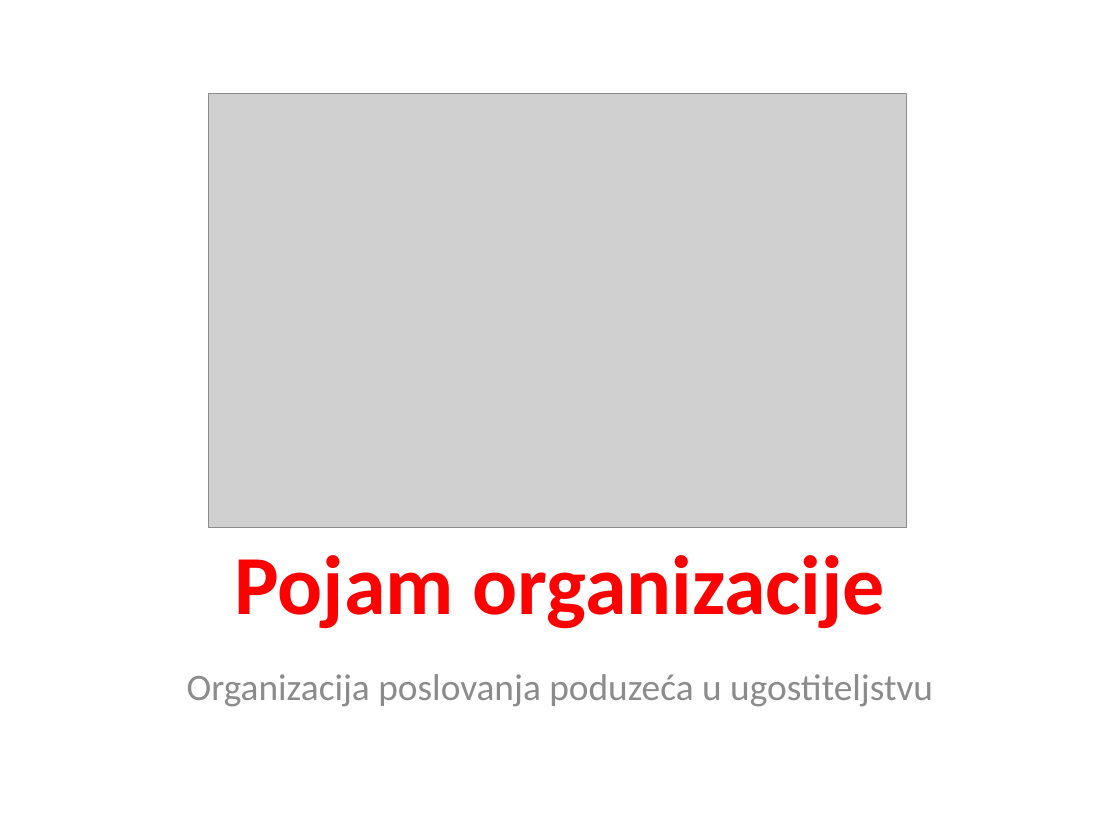
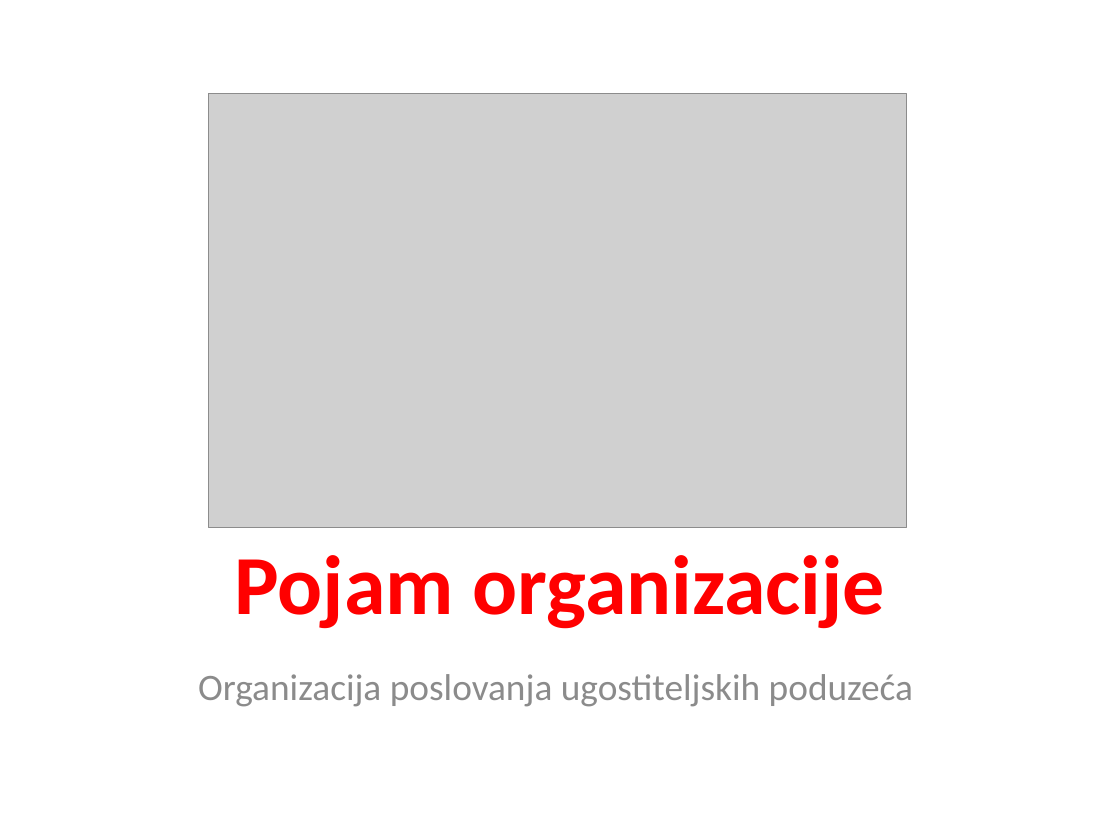
Before and after one commit to cornx/print, a slide deck: slide 1 of data/organizacija/001_Organizacija_uvod.pptx. Drawn at 1120x840 pixels with LibreOffice and Linux fonts; fonts in the diff are those of the drawing; grey boxes stand for pictures. Boxes give left, top, right and bottom in pixels: in the first picture for what was removed or moved away, otherwise in the second. Text is boxed around its words. In the diff, an @@ line names an element or a change of style, - is before the commit and + after.

```diff
--- a/data/organizacija/001_Organizacija_uvod.pptx
+++ b/data/organizacija/001_Organizacija_uvod.pptx
@@ subtitle at <box>198,674,913,707</box>: text changed @@
-Organizacija poslovanja poduzeća u ugostiteljstvu
+Organizacija poslovanja ugostiteljskih poduzeća
```
Also in this commit, not shown: 4 other slides changed.
